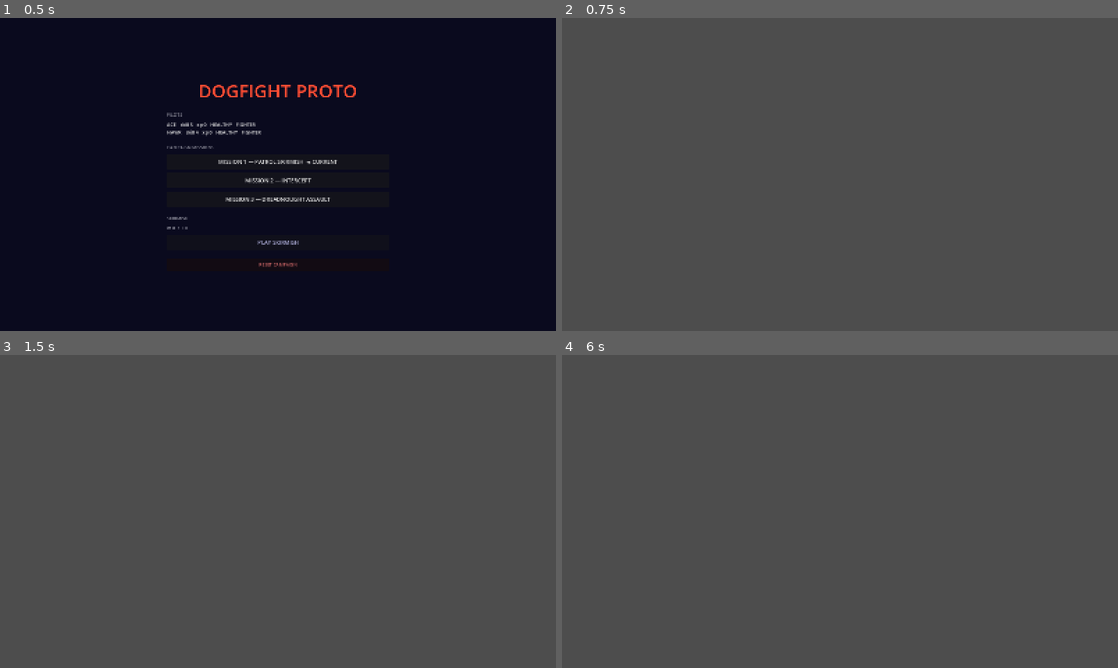
Above: before the commit, frames 1-4 (two rows, left to right).
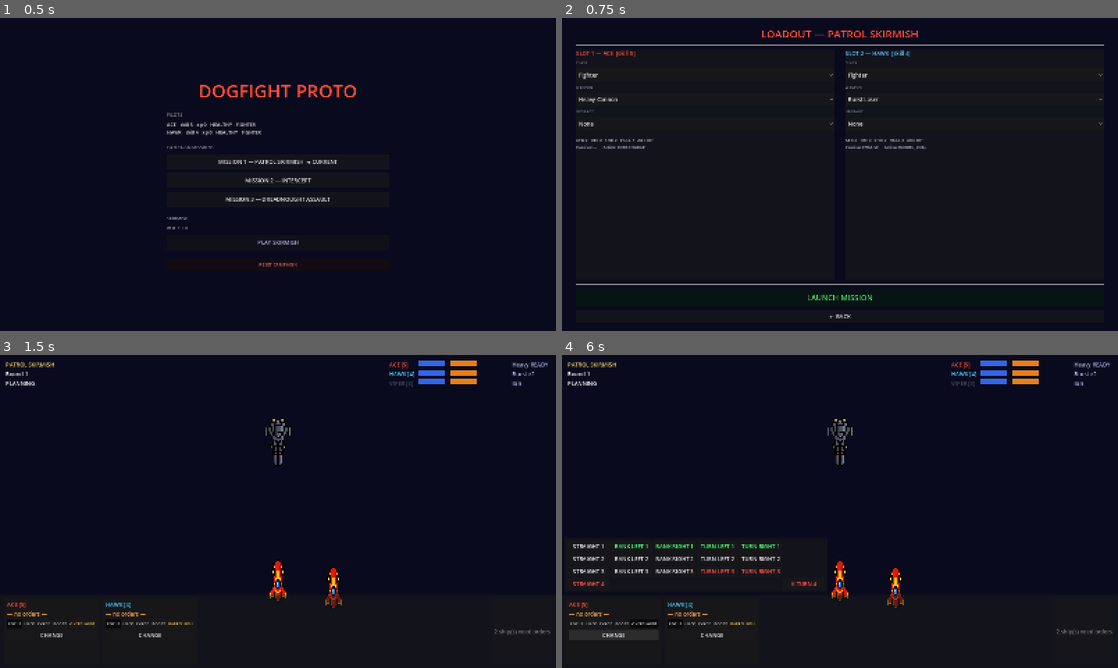
Above: after the commit, the same moments.

Repository: kavemankai/JaggedBuild
Game: Godot game, scene res://scenes/MainMenu.tscn
Same seed, same stepped clock (60 frames per second), same inputs: the game is played once before the commit and once after it.
Inputs (mouse positions are in pixels of both pictures, inside the frame that each line leads up to):
- Up to frame 1 (0.5 s): no input
- Up to frame 2 (0.75 s): click "MISSION 1 — PATROL SKIRMISH ◄…" at 0.5 s
- Up to frame 3 (1.5 s): click (278, 633) at 1.25 s, where only the run after the commit has a clickable "LAUNCH MISSION"
- Up to frame 4 (6 s): click (578, 624) at 2 s, where only the run after the commit has a clickable "FOCUS"; click (589, 624) at 2.75 s, where only the run after the commit has a clickable "LOCK"; click (606, 624) at 3.5 s, where only the run after the commit has a clickable "EVADE"; click (623, 624) at 4.25 s, where only the run after the commit has a clickable "BOOST"; click (645, 624) at 5 s, where only the run after the commit has a clickable "OVERCHARGE"; click (612, 636) at 5.75 s, where only the run after the commit has a clickable "CHANGE"

Frame 1 is identical in both runs. In frame 2, 100% of the frame differs, in the area x 0-100%, y 0-100%; in frame 3, 100%; in frame 4, 99%.
Error before the commit: Parse Error: Could not resolve external class member "get_class". (res://scripts/LoadoutScreen.gd:176)

Commit message:
Fix: rename get_class→for_id (get_class is reserved on Object)
Co-Authored-By: Claude Sonnet 4.6 <noreply@anthropic.com>

Diff:
--- a/scripts/LoadoutScreen.gd
+++ b/scripts/LoadoutScreen.gd
@@ -173,7 +173,7 @@
 	if opt == null:
 		return
 	var pilot: Dictionary = _pilots[slot_idx] if slot_idx < _pilots.size() else {}
-	var cls = ShipClasses.get_class(_selected_classes[slot_idx])
+	var cls = ShipClasses.for_id(_selected_classes[slot_idx])
 	var ids: Array = cls.primary_weapon_options.duplicate()
 	opt.clear()
 	for w in ids:
@@ -191,7 +191,7 @@
 	var lbl: Label = _stats_labels[slot_idx]
 	if lbl == null or slot_idx >= _pilots.size():
 		return
-	var cls = ShipClasses.get_class(_selected_classes[slot_idx])
+	var cls = ShipClasses.for_id(_selected_classes[slot_idx])
 	var pilot: Dictionary = _pilots[slot_idx]
 	lbl.text = "ATK %d   DEF %d   SHD %d   HULL %d   ARC %d°\nPassive: %s     Active: %s" % [
 		cls.attack, cls.defence, cls.shields, cls.hull,
--- a/scripts/Main.gd
+++ b/scripts/Main.gd
@@ -74,7 +74,7 @@
 			ship.speed_options = [1, 2, 3, 4]
 			ship.bearing_options = ["STRAIGHT", "BANK_LEFT", "BANK_RIGHT", "TURN_LEFT", "TURN_RIGHT", "K_TURN"]
 			_apply_spec(ship, pilots[i], true)  # skip passives until after class stats
-			var cls = ShipClasses.get_class(pilots[i].get("ship_class", "fighter"))
+			var cls = ShipClasses.for_id(pilots[i].get("ship_class", "fighter"))
 			ship.dial_data = cls.dial
 			ship.attack = cls.attack
 			ship.defence = cls.defence
--- a/scripts/ShipClasses.gd
+++ b/scripts/ShipClasses.gd
@@ -5,7 +5,7 @@
 const ShipDials := preload("res://scripts/ShipDials.gd")
 
 
-static func get_class(class_id: String) -> ShipClassData:
+static func for_id(class_id: String) -> ShipClassData:
 	match class_id:
 		"heavy_fighter": return _heavy()
 		"interceptor":   return _interceptor()
@@ -18,7 +18,7 @@
 
 
 static func display_name(class_id: String) -> String:
-	return get_class(class_id).class_name_display
+	return for_id(class_id).class_name_display
 
 
 # --- player classes ---
